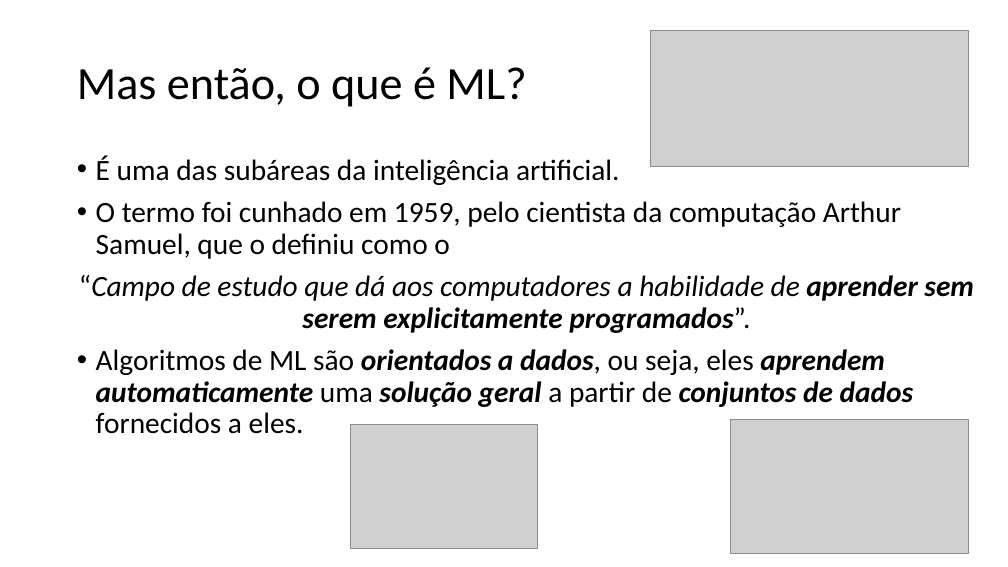
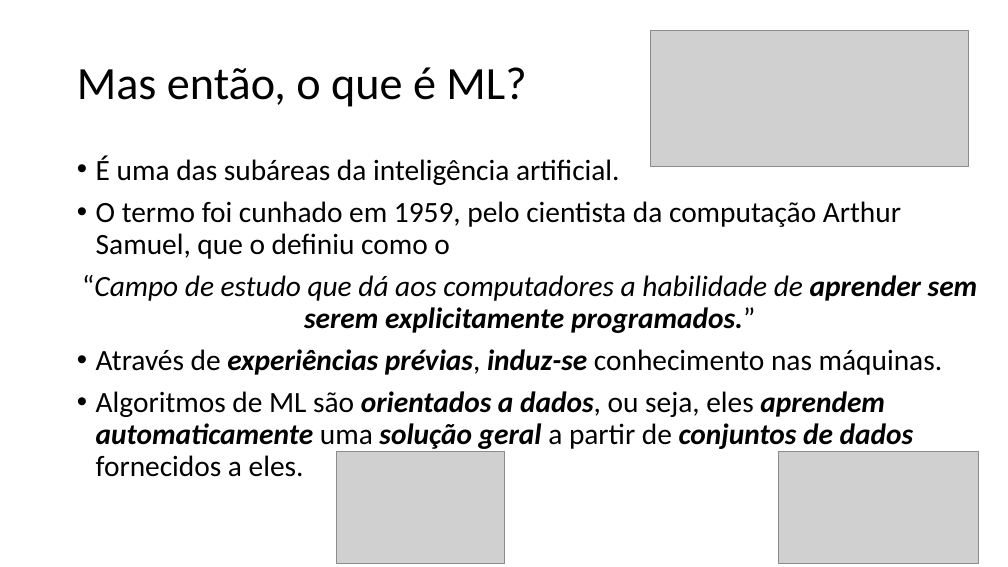
Before and after one commit to zz4fap/t319_aprendizado_de_maquina, a slide deck: slide 10 of slides/T319_Introdução.pptx. Drawn at 1008x567 pixels with LibreOffice and Linux fonts; fonts in the diff are those of the drawing; grey boxes stand for pictures. Boxes give left, top, right and bottom in pixels: in the first picture for what was removed or moved away, otherwise in the second. Text is boxed around its words. In the diff, an @@ line names an element or a change of style, - is before the commit and + after.

```diff
--- a/slides/T319_Introdução.pptx
+++ b/slides/T319_Introdução.pptx
@@ text at (x1=82, y1=275, x2=978, y2=375): text changed @@
-“Campo de estudo que dá aos computadores a habilidade de aprender sem serem explicitamente programados”.
+“Campo de estudo que dá aos computadores a habilidade de aprender sem serem explicitamente programados.”
+• Através de experiências prévias, induz-se conhecimento nas máquinas.
@@ picture resized from (x1=350, y1=424, x2=537, y2=549) to (x1=337, y1=451, x2=504, y2=563) @@
@@ picture resized from (x1=730, y1=420, x2=969, y2=554) to (x1=779, y1=451, x2=979, y2=564) @@
```
Also in this commit, not shown: 17 other slides changed, 1 other file.
